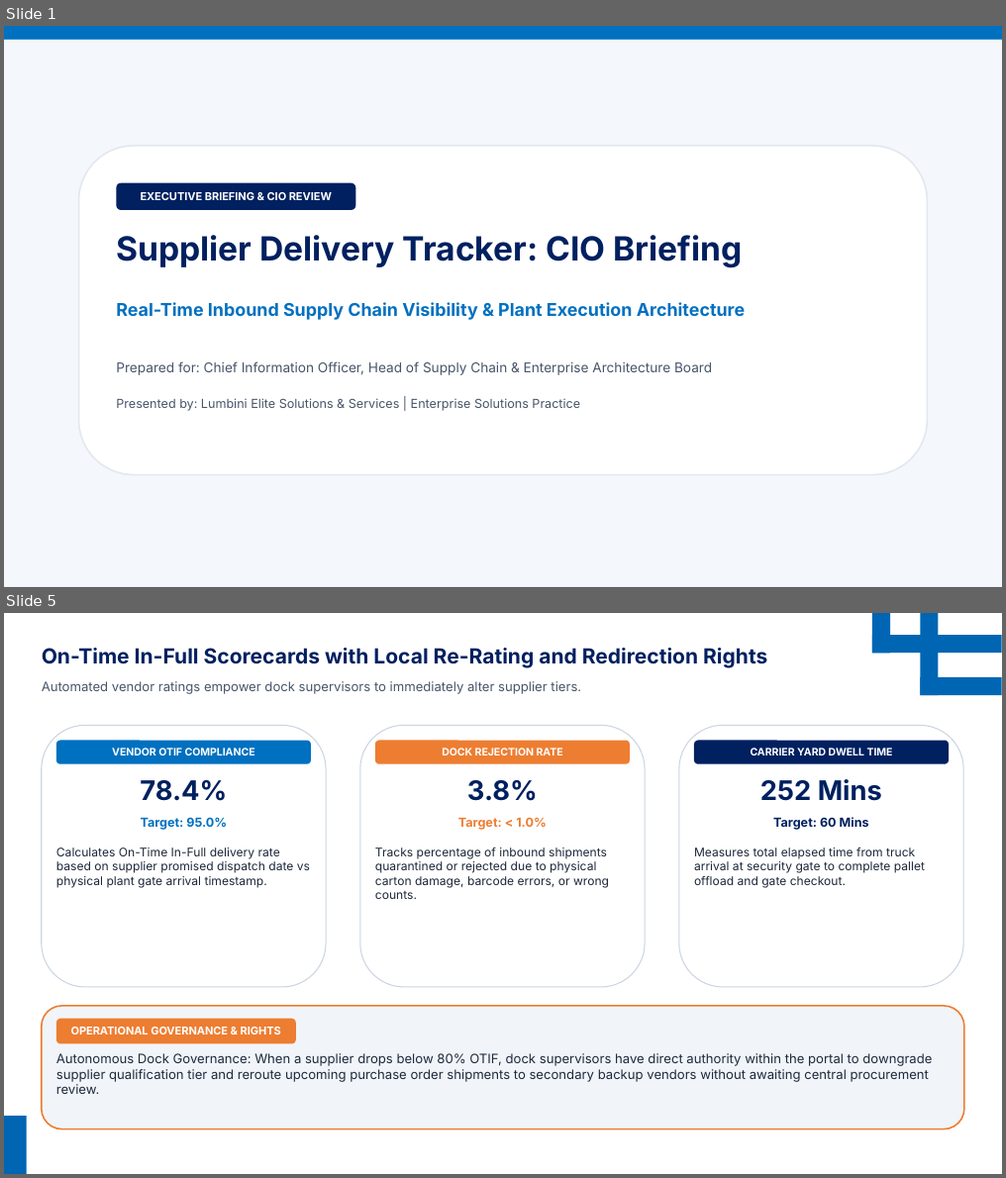
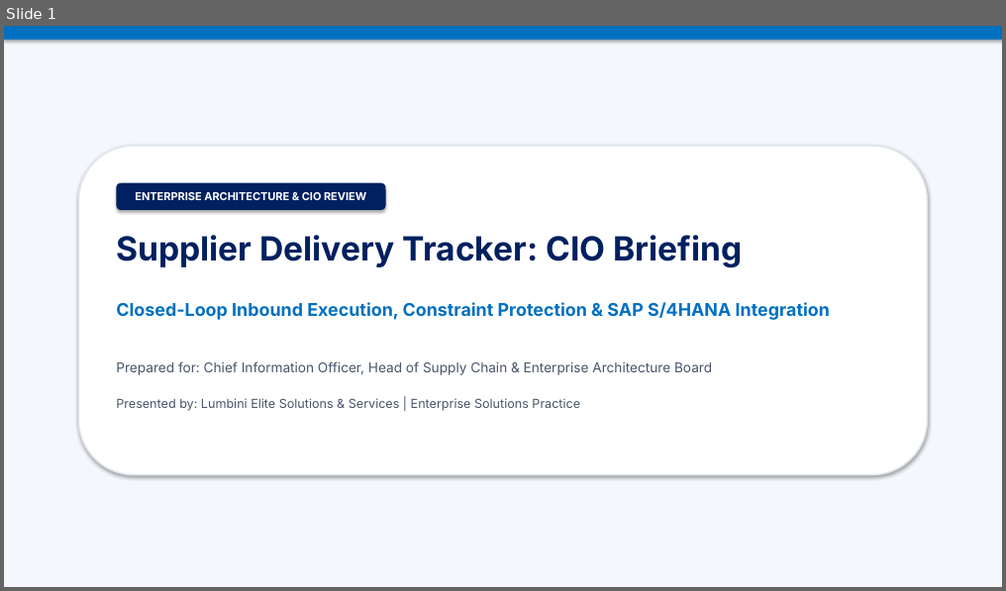
Before and after one commit to hemanthx446/ppt-mcp-server, a slide deck: Supplier_Delivery_Tracker_CIO_Briefing.pptx. Shown one above the other, each under a label of ours: slides 1 and 5 before the commit, slide 1 after it; the slides between them are not shown. The pictures are 1006x1178 and 1006x591 pixels, drawn with LibreOffice and Linux fonts; fonts in the diff are those of the drawing; background and template pictures are left out. Boxes give left, top, right and bottom in pixels: in the first picture for what was removed or moved away, otherwise in the second. Text is boxed around its words. In the diff, an @@ line names an element or a change of style, - is before the commit and + after.

```diff
--- a/Supplier_Delivery_Tracker_CIO_Briefing.pptx
+++ b/Supplier_Delivery_Tracker_CIO_Briefing.pptx
@@ slide 5 removed at [4, 613, 1002, 1174], background picture (left out) @@
@@ rectangle removed at [872, 613, 890, 654] @@
@@ rectangle removed at [872, 635, 1002, 653] @@
@@ rectangle removed at [921, 613, 939, 695] @@
@@ text removed at [42, 648, 767, 668] @@
-On-Time In-Full Scorecards with Local Re-Rating and Redirection Rights
@@ text removed at [42, 681, 581, 694] @@
-Automated vendor ratings empower dock supervisors to immediately alter supplier tiers.
@@ rectangle removed at [921, 677, 1002, 695] @@
@@ rounded rectangle removed at [42, 725, 326, 987] @@
@@ rounded rectangle removed at [360, 725, 645, 987] @@
@@ rounded rectangle removed at [679, 725, 963, 987] @@
@@ rounded rectangle removed at [56, 741, 311, 764] @@
-VENDOR OTIF COMPLIANCE
@@ rounded rectangle removed at [375, 741, 630, 764] @@
-DOCK REJECTION RATE
@@ rounded rectangle removed at [694, 741, 948, 764] @@
-CARRIER YARD DWELL TIME
@@ text removed at [140, 780, 227, 801] @@
-78.4%
@@ text removed at [467, 780, 538, 801] @@
-3.8%
@@ text removed at [760, 779, 882, 801] @@
-252 Mins
@@ text removed at [141, 817, 227, 830] @@
-Target: 95.0%
@@ text removed at [458, 817, 547, 830] @@
-Target: < 1.0%
@@ text removed at [773, 817, 869, 830] @@
-Target: 60 Mins
@@ text removed at [56, 848, 310, 888] @@
-Calculates On-Time In-Full delivery rate based on supplier promised dispatch date vs physical plant gate arrival timestamp.
@@ text removed at [375, 848, 609, 899] @@
-Tracks percentage of inbound shipments quarantined or rejected due to physical carton damage, barcode errors, or wrong counts.
@@ text removed at [694, 848, 925, 888] @@
-Measures total elapsed time from truck arrival at security gate to complete pallet offload and gate checkout.
@@ rounded rectangle removed at [42, 1006, 964, 1130] @@
@@ rounded rectangle removed at [56, 1019, 296, 1045] @@
-OPERATIONAL GOVERNANCE & RIGHTS
@@ text removed at [56, 1054, 932, 1094] @@
-Autonomous Dock Governance: When a supplier drops below 80% OTIF, dock supervisors have direct authority within the portal to downgrade supplier qualification tier and reroute upcoming purchase order shipments to secondary backup vendors without awaiting central procurement review.
@@ rectangle removed at [4, 1116, 27, 1174] @@
@@ slide 1 changed as well @@
@@ shadow on in 4 elements at [4, 26, 1002, 587], [4, 26, 1002, 40], [79, 146, 927, 475], [116, 183, 386, 210] @@
@@ rounded rectangle "ENTERPRISE ARCHITECTURE & CIO REVIEW": place and size @@
-rounded rectangle "ENTERPRISE ARCHITECTURE & CIO REVIEW" at [116, 183, 355, 210]
+rounded rectangle "ENTERPRISE ARCHITECTURE & CIO REVIEW" at [116, 183, 386, 210]
@@ text in rounded rectangle at [135, 192, 366, 200]: text changed @@
-EXECUTIVE BRIEFING & CIO REVIEW
+ENTERPRISE ARCHITECTURE & CIO REVIEW
@@ text at [116, 302, 830, 320]: text changed @@
-Real-Time Inbound Supply Chain Visibility & Plant Execution Architecture
+Closed-Loop Inbound Execution, Constraint Protection & SAP S/4HANA Integration
```
Also in this commit, not shown: 4 other slides changed, 3 slides added, 2 other slides removed, 27 other files.
